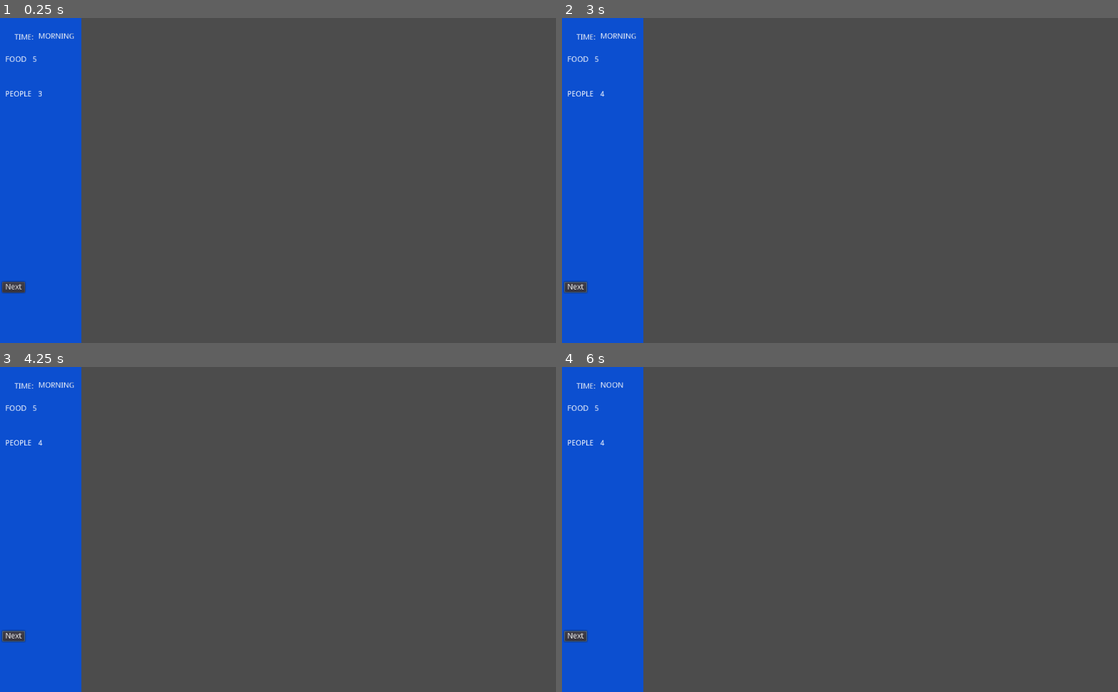
Above: before the commit, frames 1-4 (two rows, left to right).
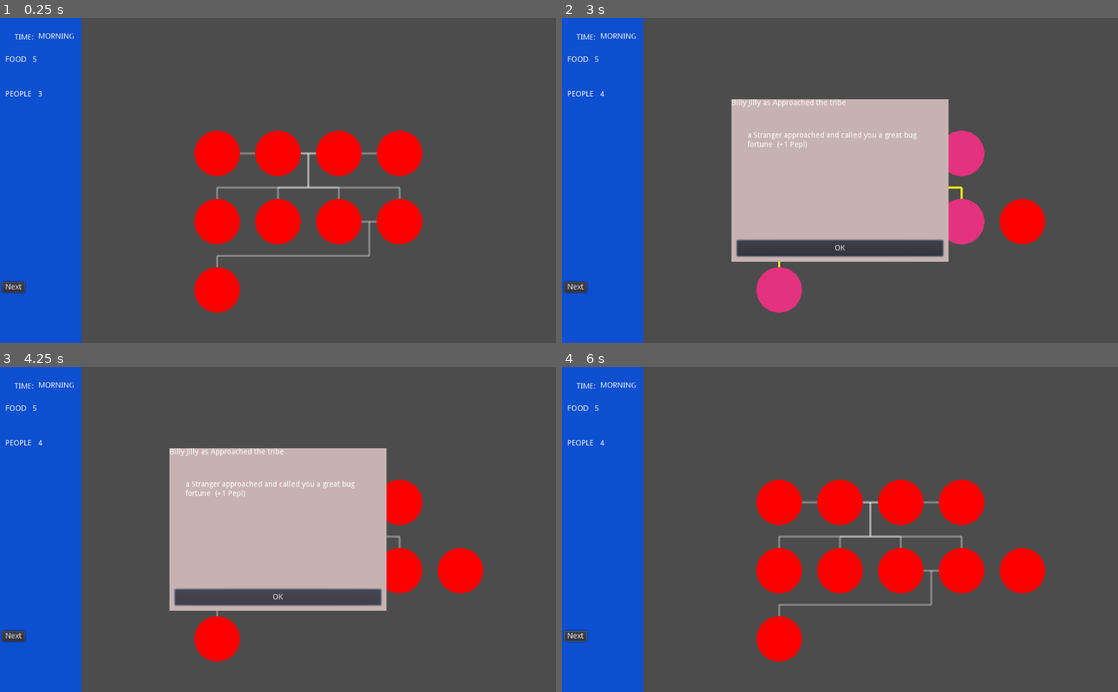
Above: after the commit, the same moments.

Repository: pmoco/GGJ23-FlipFlop_Gene
Game: Godot game, scene res://scenes/test.tscn
The game is run twice, just before and just after one commit, with the same random seed, the same clock (stepped at 60 frames per second) and the same inputs.
Inputs (mouse positions are in pixels of both pictures, inside the frame that each line leads up to):
- Up to frame 1 (0.25 s): no input
- Up to frame 2 (3 s): click "Next" at 0.5 s; click "Next" at 1.25 s; click "Next" at 2 s; tap Enter at 2.75 s; move the mouse to (962, 164) at 2.77 s; click (962, 164) at 2.92 s
- Up to frame 3 (4.25 s): click (278, 597) at 3.5 s, where only the run after the commit has a clickable "OK"
- Up to frame 4 (6 s): click (840, 597) at 4.25 s, where only the run after the commit has a clickable "OK"; click (840, 597) at 5 s, where only the run after the commit has a clickable "OK"; tap Space at 5.75 s; move the mouse to (728, 545) at 5.77 s; click (728, 545) at 5.92 s

The runs differ from the first frame. In frame 1, 8.9% of the frame differs, in the area x 34-76%, y 34-91%; in frame 2, 21%; in frame 3, 21%, in the area x 0-87%, y 25-91%; in frame 4, 9.9%.

Commit message:
Graph Merge
Add graph Holder to Scene Manager
Add child and parent mechanics
Add Character to Graph in the  Stranger Found

Diff:
--- a/Character.gd
+++ b/Character.gd
@@ -32,7 +32,7 @@
 # Graph Row represents the row in which this character will be displayed in.
 # This might not be needed. Explore other solutions.
 var graph_holder : WeakRef = null
-var graph_row : int = 0
+var graph_row : int = -1
 var is_selected: bool = false
 
 var color_default = Color(1,0,0,1)
--- a/Event_manager.gd
+++ b/Event_manager.gd
@@ -15,7 +15,7 @@
 
 var rdmEventList =[StrangerFound.new() ]
 
-func getNightEvent(scene) -> Event:
+func getNightEvent(_scene) -> Event:
 	return rdmEventList[randi() % rdmEventList.size()]
 
 
--- a/GraphHolder.gd
+++ b/GraphHolder.gd
@@ -2,8 +2,6 @@
 
 var characters = []
 var characters_by_row = {}
-# row in which the graph is focusing
-var active_row : int = 0
 # top left corner of the graph
 var collumn_jump : float = 20
 var row_jump : float = 30
@@ -29,6 +27,20 @@
 func add_character(character: Character) -> void:
 	if !is_instance_valid(character):
 		return
+
+	if character.graph_row < 0:
+		# Find correct row
+		var graph_row = -1
+		for row in characters_by_row:
+			for charac in characters_by_row[row]:
+				if charac.age == character.age:
+					graph_row = row
+				break
+			if graph_row != -1:
+				break
+		if graph_row < 0:
+			graph_row = 0
+		character.graph_row = graph_row
 
 	characters.append(character)
 	character.graph_holder = weakref(self)
@@ -106,3 +118,72 @@
 func clear_selection() -> void:
 	for character in characters:
 		character.is_selected = false
+
+func init_default_graph()->void:
+	var graph_holder = self
+
+	var A = Character.new()
+	A.first_name = "A"
+	A.last_name = "Fliby"
+	A.age = Character.AGE.ELDER
+	A.status = Character.STATUS.WOUNDED
+	graph_holder.add_character(A)
+
+	var B = Character.new()
+	B.first_name = "B"
+	B.last_name = "Flob"
+	B.age = Character.AGE.ELDER
+	graph_holder.add_character(B)
+
+	var C = Character.new()
+	C.first_name = "C"
+	C.last_name = "Flab"
+	C.age = Character.AGE.ELDER
+	graph_holder.add_character(C)
+
+	B.marry(C)
+
+	var D = Character.new()
+	D.first_name = "D"
+	D.last_name = "Flobady"
+	D.age = Character.AGE.ELDER
+	graph_holder.add_character(D)
+
+	A.marry(D)
+
+
+	var E = Character.new()
+	E.first_name = "E"
+	E.age = Character.AGE.ADULT
+	E.is_child_of(B)
+	E.is_child_of(C)
+	graph_holder.add_character(E)
+
+	var G = Character.new()
+	G.first_name = "G"
+	G.age = Character.AGE.ADULT
+	G.is_child_of(B)
+	G.is_child_of(C)
+	graph_holder.add_character(G)
+
+	var H = Character.new()
+	H.first_name = "H"
+	H.age = Character.AGE.ADULT
+	H.is_child_of(B)
+	H.is_child_of(C)
+	graph_holder.add_character(H)
+
+	var F = Character.new()
+	F.first_name = "F"
+	F.age = Character.AGE.ADULT
+	F.is_child_of(A)
+	F.is_child_of(D)
+	H.marry(F)
+	graph_holder.add_character(F)
+
+	var I = Character.new()
+	I.first_name = "I"
+	I.age = Character.AGE.CHILD
+	I.is_child_of(H)
+	I.is_child_of(F)
+	graph_holder.add_character(I)
--- a/scenes/EventWindow.gd
+++ b/scenes/EventWindow.gd
@@ -1,6 +1,6 @@
 extends Popup
 
-signal update(tittle, description)
+#signal update(tittle, description)
 
 # Declare member variables here. Examples:
 # var a = 2
--- a/scripts/Events/Event.gd
+++ b/scripts/Events/Event.gd
@@ -7,5 +7,5 @@
 var photoPath=""
 var eventName ="DefautlEvent"
 
-func triggerEvent(scene ):
+func triggerEvent(_scene):
 	print("triggered  %s event" %eventName)
--- a/scripts/Events/StrangerFoundEvent.gd
+++ b/scripts/Events/StrangerFoundEvent.gd
@@ -3,7 +3,7 @@
 var possible_names = ["Billy" ,  "Jilly", "skasd"]
 
 
-func triggerEvent(scene  ) :
+func triggerEvent(scene) :
 
 	var  StrangerName = possible_names[randi() % possible_names.size()] + " " + possible_names[randi() % possible_names.size()]
 
@@ -15,3 +15,11 @@
 
 	self.eventName =  "ThisisanEvent"
 	self.photoPath = "//"
+
+#	scene.graph_holder
+	var stranger = Character.new()
+	stranger.first_name = StrangerName
+	stranger.last_name = "Flobady"
+	stranger.age = Character.AGE.ADULT
+	stranger.status = Character.STATUS.HEALTHY
+	scene.graph_holder.add_character(stranger)
--- a/scripts/SceneManager.gd
+++ b/scripts/SceneManager.gd
@@ -25,7 +25,7 @@
 
 var eventManager :  Event_manager
 
-
+var graph_holder : GraphHolder
 
 
 func _init():
@@ -43,9 +43,17 @@
 	night.setNextState(morning)
 	currentState =  morning
 
+	# Graph Init
+	graph_holder = GraphHolder.new()
+	add_child(graph_holder)
+	graph_holder.init_default_graph()
+
+	graph_holder.rect_position = Vector2(400, 250)
+	graph_holder.rect_scale = Vector2(.7,.7)
 
 
-func _process(delta):
+
+func _process(_delta):
 
 	sideBar.updateUI(self)
 	if (peopleCount == 0):
--- a/scripts/states/Evening.gd
+++ b/scripts/states/Evening.gd
@@ -9,7 +9,7 @@
 	nextState = null
 
 
-func run(scene) ->void :
+func run(_scene) ->void :
 	print("am Running %s"  % nameState)
 
 # Called every frame. 'delta' is the elapsed time since the previous frame.
--- a/scripts/states/Night.gd
+++ b/scripts/states/Night.gd
@@ -9,7 +9,7 @@
 	nextState = null
 
 
-func run(scene) ->void :
+func run(_scene) ->void :
 	print("am Running %s"  % nameState)
 
 # Called every frame. 'delta' is the elapsed time since the previous frame.
--- a/scripts/states/Noon.gd
+++ b/scripts/states/Noon.gd
@@ -7,7 +7,7 @@
 	nextState = null
 	# Replace with function body.
 
-func run(scene) ->void :
+func run(_scene) ->void :
 	print("am Running %s"  % nameState)
 # Called every frame. 'delta' is the elapsed time since the previous frame.
 #func _process(delta):
